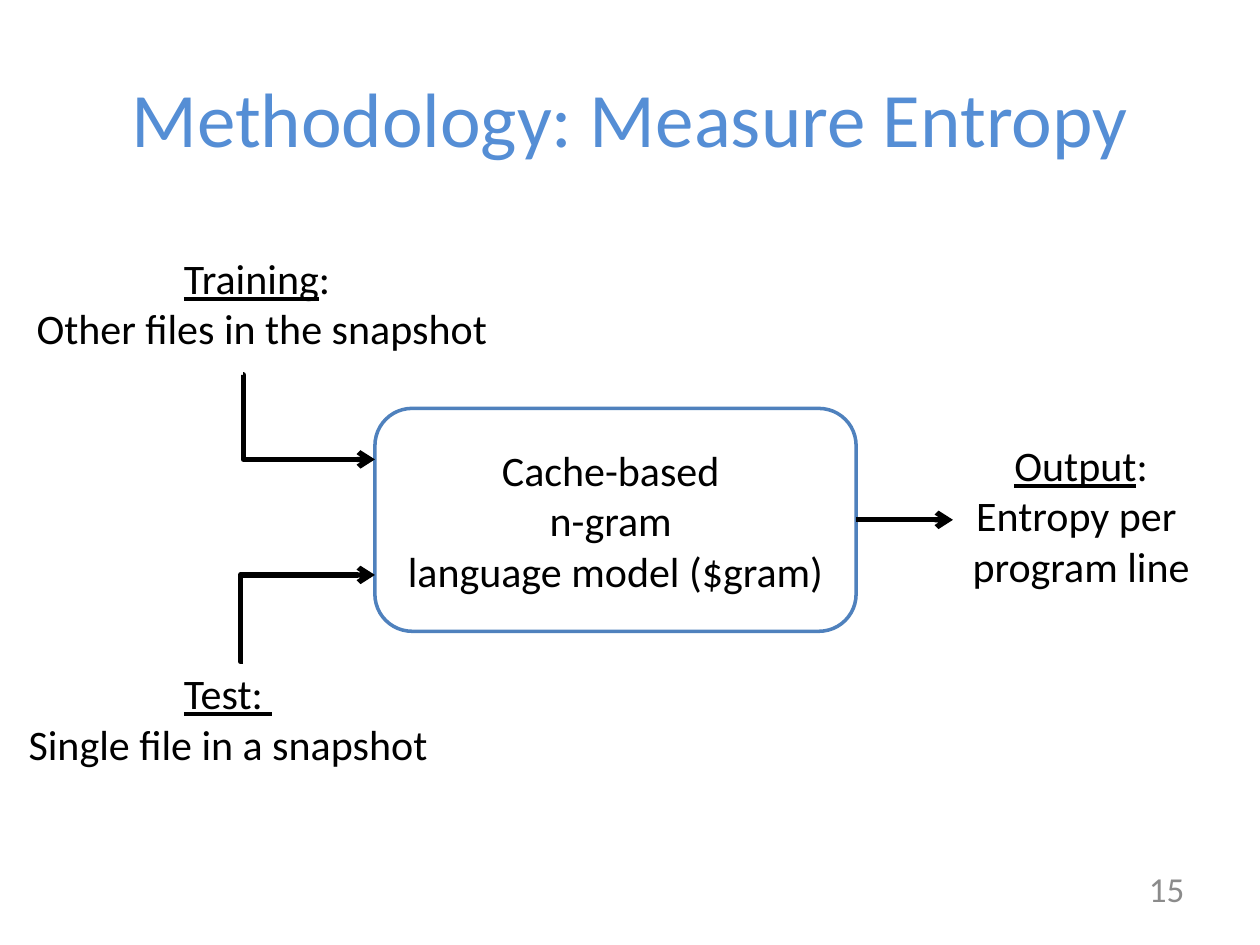
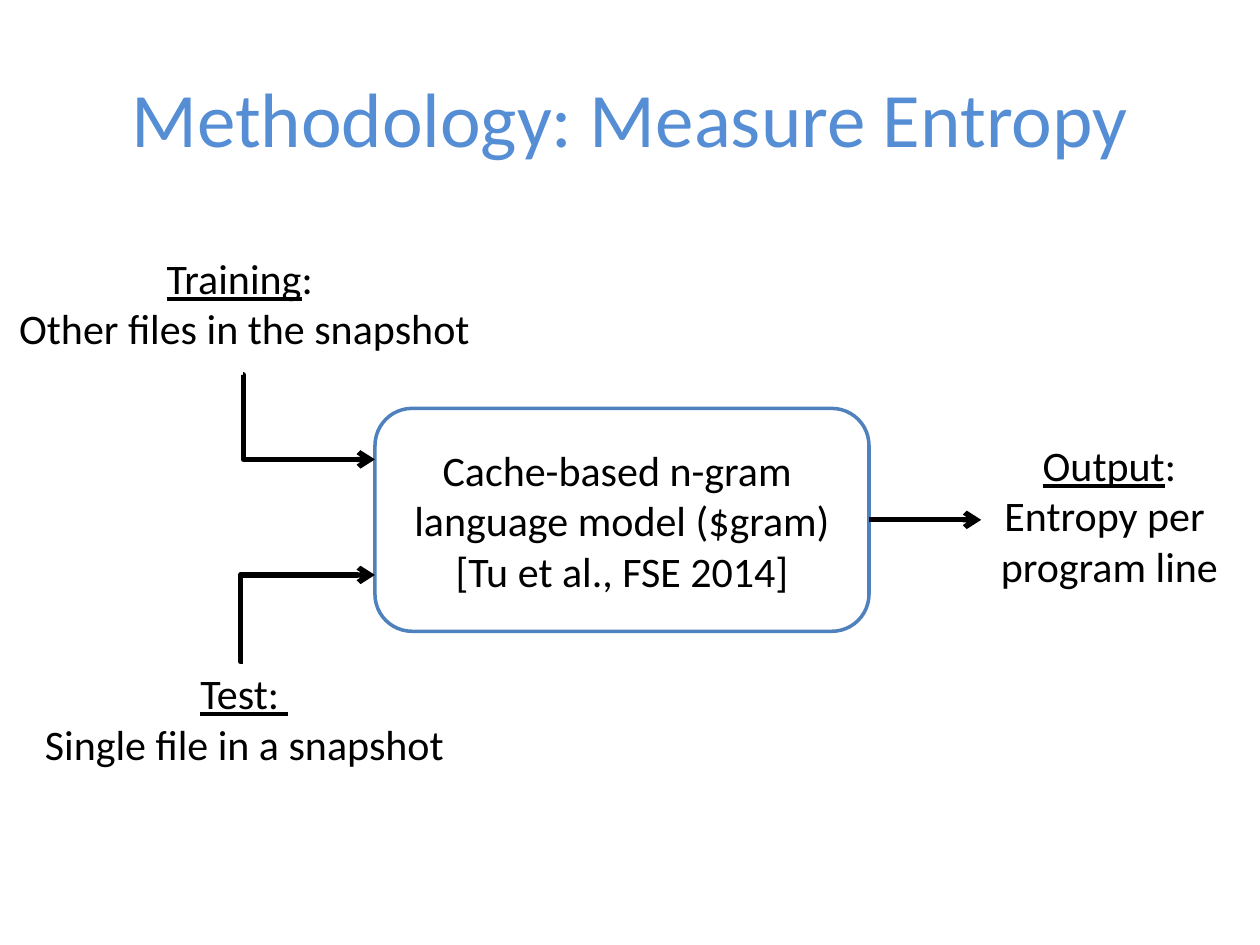
Before and after one commit to baishakhir/baishakhir.github.io, a slide deck: slide 16 of uploads/icse16-naturalness.pptx (slide 15 before the commit). Drawn at 1260x945 pixels with LibreOffice and Linux fonts; fonts in the diff are those of the drawing. Boxes give left, top, right and bottom in pixels: in the first picture for what was removed or moved away, otherwise in the second. Text is boxed around its words. In the diff, an @@ line names an element or a change of style, - is before the commit and + after.

```diff
--- a/uploads/icse16-naturalness.pptx
+++ b/uploads/icse16-naturalness.pptx
@@ text "Training:": place and size @@
-text "Training:" at box(37, 265, 487, 351)
+text "Training:" at box(19, 265, 469, 351)
@@ rounded rectangle "Cache-based n-gram": place and size @@
-rounded rectangle "Cache-based n-gram" at box(375, 408, 857, 631)
+rounded rectangle "Cache-based n-gram" at box(375, 408, 869, 631)
@@ text "Output:": place and size @@
-text "Output:" at box(973, 453, 1189, 590)
+text "Output:" at box(1001, 453, 1218, 590)
@@ text in rounded rectangle at box(414, 456, 830, 593): text changed @@
-Cache-based
-n-gram
-language model ($gram)
+Cache-based n-gram
+language model ($gram) [Tu et al., FSE 2014]
@@ arrow moved from (856, 520) - (953, 520) to (869, 520) - (982, 520) @@
@@ text "Test:": place and size @@
-text "Test:" at box(29, 682, 427, 768)
+text "Test:" at box(45, 682, 444, 768)
@@ page number removed at box(1149, 879, 1184, 902) @@
-15
```
Also in this commit, not shown: 26 other slides changed, 7 slides added, 1 slide removed.
